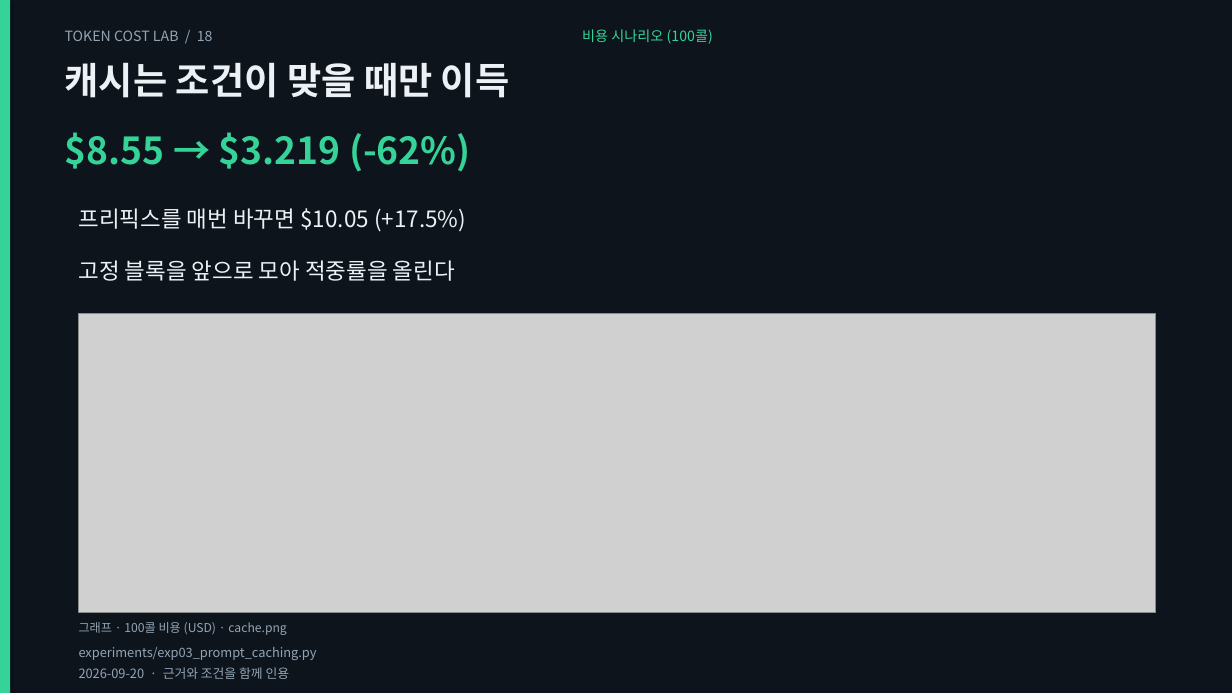
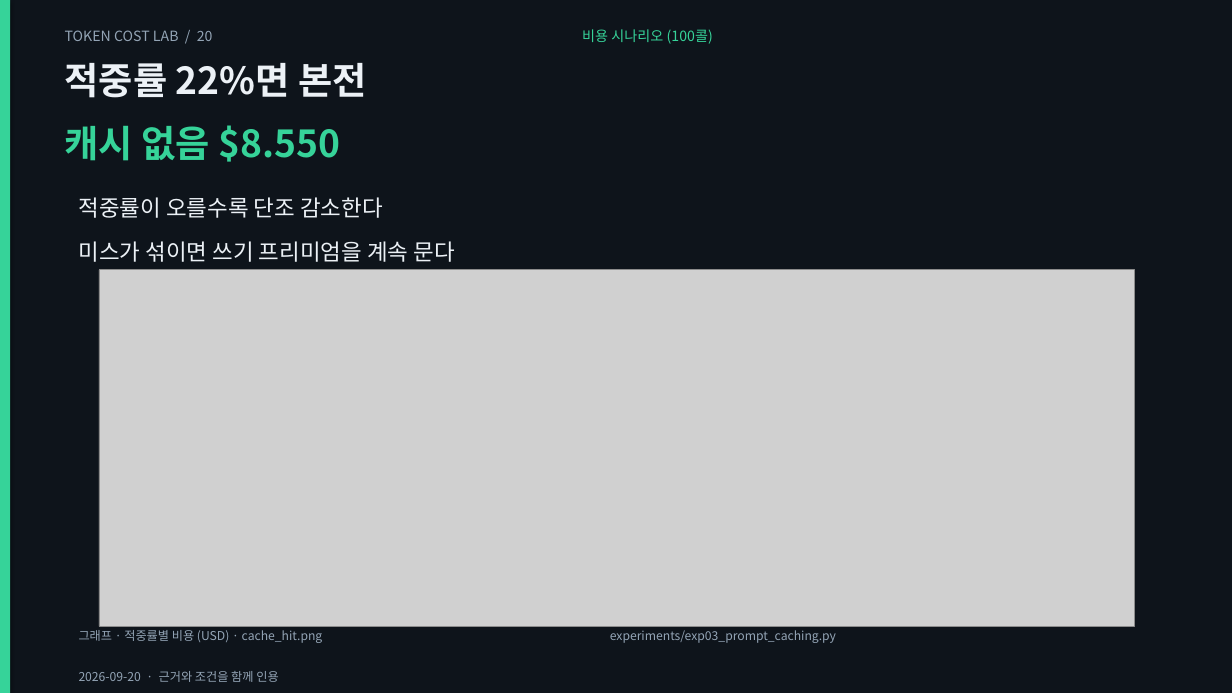
Before and after one commit to giyeop-cody/token-cost-lab, a slide deck: slide 20 of presentation/token_cost_agent.pptx (slide 18 before the commit). Drawn at 1232x693 pixels with LibreOffice and Linux fonts; fonts in the diff are those of the drawing; grey boxes stand for pictures. Boxes give left, top, right and bottom in pixels: in the first picture for what was removed or moved away, otherwise in the second. Text is boxed around its words. In the diff, an @@ line names an element or a change of style, - is before the commit and + after.

Commit message:
feat: rebuild the decks as a visual talk — bigger charts, price table, section dividers
그래프를 슬라이드 전폭·전고로 키우고, 단가 표 슬라이드와 구간 표지를 넣어
발표 흐름(01 언어 → 02 출력·추론 → 03 캐시·컨텍스트 → 04 사례·적용)을 만들었다.

- 그래프 11종으로 확대: 추가 3종
  · monthly  워크플로 A/B 월 청구서(월 1,760건, 모델 6종) — B가 -64~-69%
  · cache_hit 캐시 적중률별 100콜 비용 곡선 + 손익분기 22.0%
  · usage_mix 20턴 세션 토큰 구성 — 이력 재전송 75.1%, 생성은 2.3%
  tokenizer 차트는 영어=1.00 기준 4개 가로 막대로 재작성(넓은 화면에서 읽히게)
- 단가 표 슬라이드: lab/pricing.py에서 셀을 직접 생성(모델·입력·출력·출력÷입력·캐시 읽기)
- 구간 표지 5종(01~04 + 심화). 렌더러에 divider/table 레이아웃 추가
- 덱 구성: 통합 44 · 본편 34 · 보너스 16 · 에이전트 23 · 케이스 15장
  차트 33장 · 표 2장 · 표지 5장. stack 차트와 중복되는 텍스트 슬라이드는 제거
- 검증: 표 셀 대조(단가 스냅샷) · 모든 차트가 덱에서 실제 사용되는지 · 표지에도 멘트·노트 요구
  · 월 청구서/캐시 곡선/토큰 구성의 재계산 대조 — 테스트 120 (신규 3)
- 문서: presentation/README(그래프 표), RETIRED(장수·재주장 17), REASSERTED·CORRECTIONS 동기화

```diff
--- a/presentation/token_cost_agent.pptx
+++ b/presentation/token_cost_agent.pptx
@@ text at box(65, 30, 213, 41): text changed @@
-TOKEN COST LAB / 18
+TOKEN COST LAB / 20
@@ text at box(65, 63, 366, 98): text changed @@
-캐시는 조건이 맞을 때만 이득
+적중률 22%면 본전
@@ text at box(65, 125, 341, 162): text changed @@
-$8.55 → $3.219 (-62%)
+캐시 없음 $8.550
@@ text at box(79, 197, 383, 218): text changed @@
-프리픽스를 매번 바꾸면 $10.05 (+17.5%)
+적중률이 오를수록 단조 감소한다
@@ text at box(79, 241, 455, 262): text changed @@
-고정 블록을 앞으로 모아 적중률을 올린다
+미스가 섞이면 쓰기 프리미엄을 계속 문다
@@ picture: place and size @@
-picture at box(79, 313, 1155, 613)
+picture at box(99, 270, 1135, 627)
@@ text "experiments/exp03_prompt_caching.py" at box(610, 630, 836, 643): size 10 to 9.5 pt @@
@@ text "experiments/exp03_prompt_caching.py": place and size @@
-text "experiments/exp03_prompt_caching.py" at box(79, 647, 317, 660)
+text "experiments/exp03_prompt_caching.py" at box(610, 630, 836, 643)
@@ text at box(79, 630, 323, 643): text changed @@
-그래프 · 100콜 비용 (USD) · cache.png
+그래프 · 적중률별 비용 (USD) · cache_hit.png
@@ text "2026-09-20 · 근거와 조건을 함께 ..." at box(79, 671, 278, 682): size 10 to 9.5 pt @@
```
Also in this commit, not shown: 18 other slides changed, 2 slides added, 1 slide removed, 37 other files.
